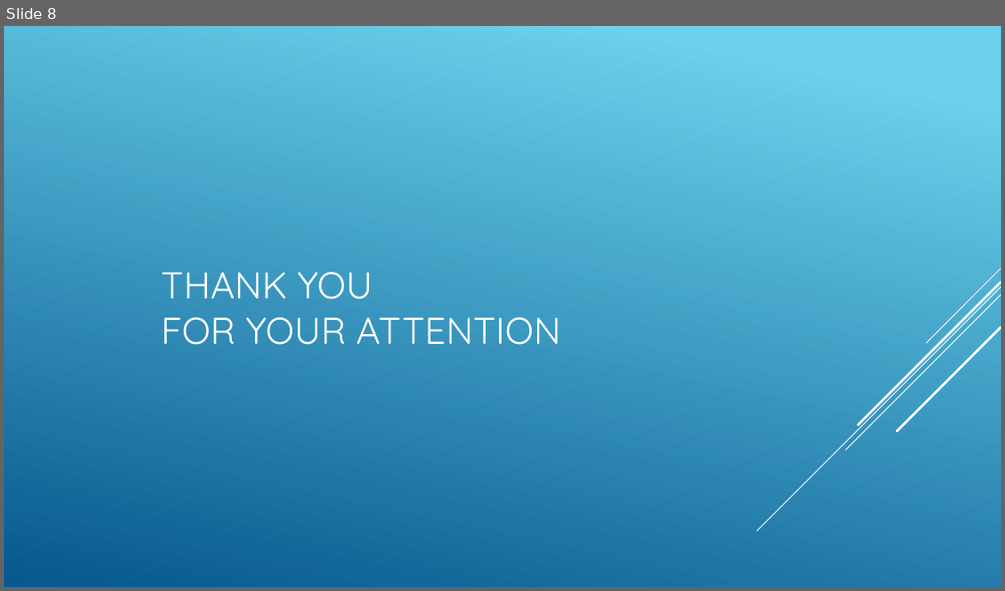
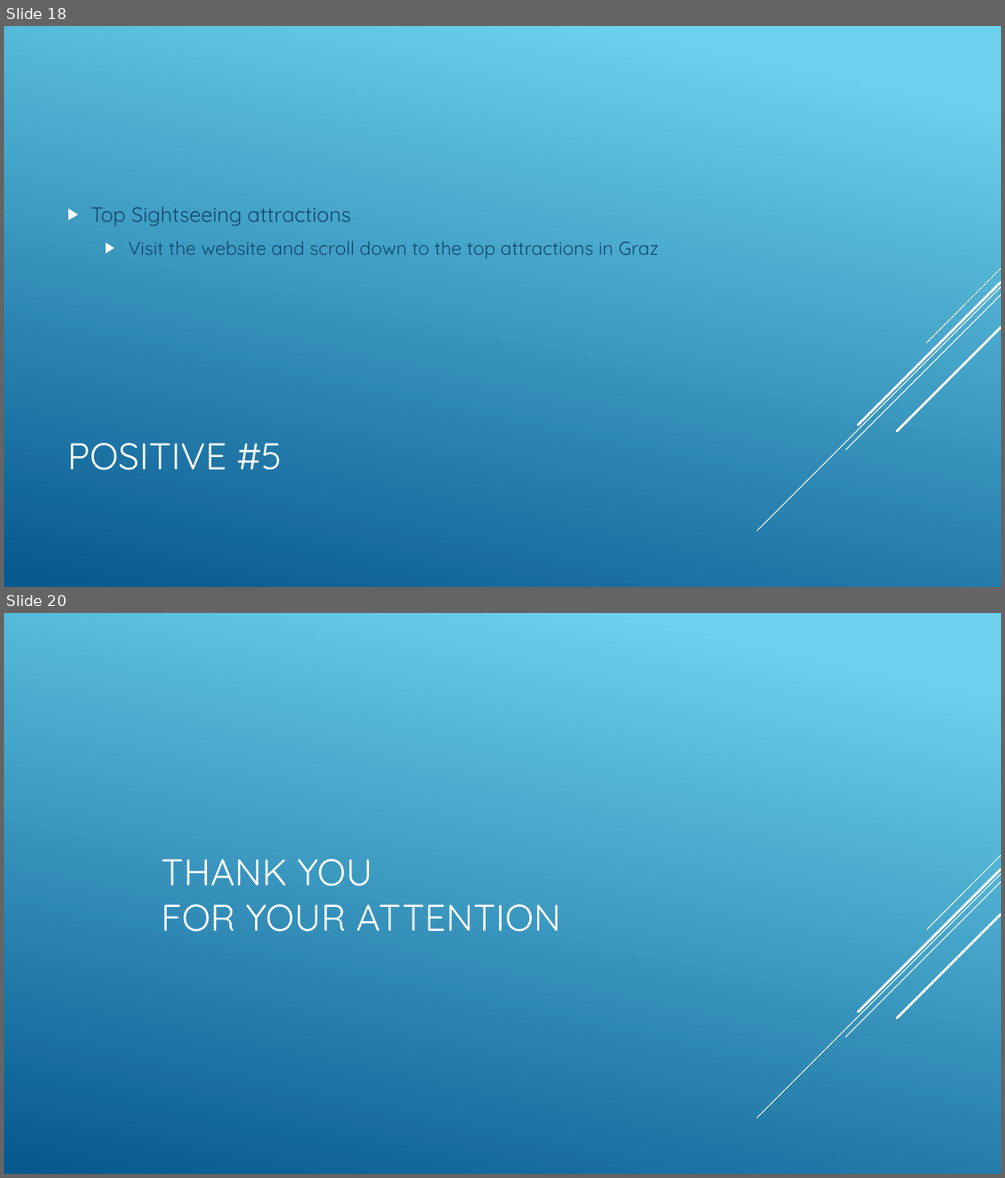
Before and after one commit to Deadmann1/hci_06_06, a slide deck: presentation/presentation.pptx. Shown one above the other, each under a label of ours: slide 8 before the commit, slides 18 and 20 after it; the slides between them are not shown. The pictures are 1005x591 and 1005x1178 pixels, drawn with LibreOffice and Linux fonts; fonts in the diff are those of the drawing. Boxes give left, top, right and bottom in pixels: in the first picture for what was removed or moved away, otherwise in the second. Text is boxed around its words. In the diff, an @@ line names an element or a change of style, - is before the commit and + after.

```diff
--- a/presentation/presentation.pptx
+++ b/presentation/presentation.pptx
@@ slide 18 added at [4, 26, 1001, 587], background gradient #6ED2EB to #06588E; not listed: 5 template elements that a slide beside it also shows @@
@@ text added at [91, 207, 658, 258], 18 pt, text #0F496F @@
+▶ Top Sightseeing attractions
+  ▶ Visit the website and scroll down to the top attractions in Graz
@@ title added at [67, 443, 283, 470], 36 pt, text #FFFFFF @@
+POSITIVE #5
@@ what was slide 8 is now slide 20 @@
```
Also in this commit, not shown: 2 slides changed, 14 other slides added, 3 slides removed, 3 other files.
